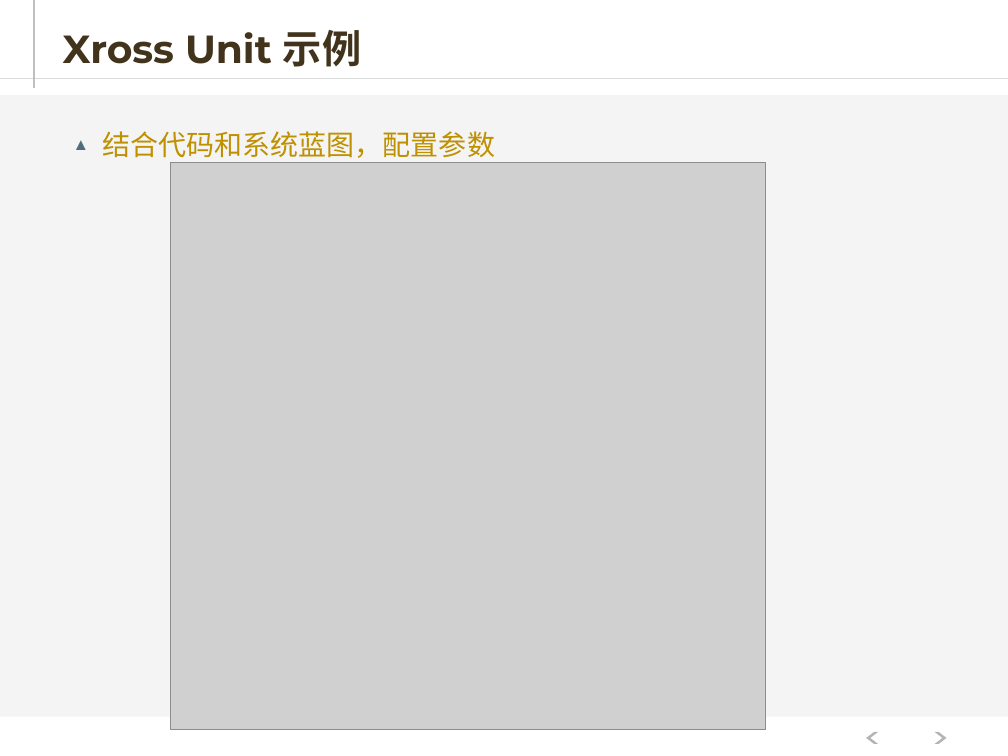
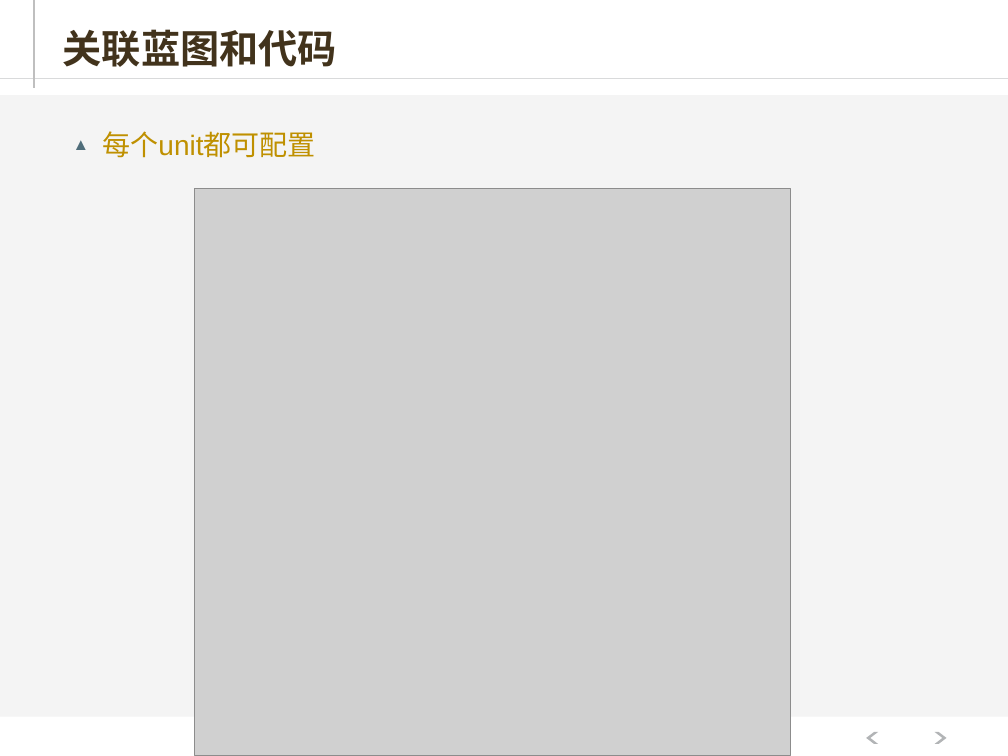
Before and after one commit to hejiehui/xross-tools-installer, a slide deck: slide 22 of doc/X-Series - 中文.pptx (slide 18 before the commit). Drawn at 1008x756 pixels with LibreOffice and Linux fonts; fonts in the diff are those of the drawing; grey boxes stand for pictures. Boxes give left, top, right and bottom in pixels: in the first picture for what was removed or moved away, otherwise in the second. Text is boxed around its words. In the diff, an @@ line names an element or a change of style, - is before the commit and + after.

```diff
--- a/doc/X-Series - 中文.pptx
+++ b/doc/X-Series - 中文.pptx
@@ title at box(63, 29, 337, 67): text changed @@
-Xross Unit 示例
+关联蓝图和代码
@@ text at box(102, 131, 315, 158): text changed @@
-▲ 结合代码和系统蓝图，配置参数
+▲ 每个unit都可配置
@@ picture: place and size @@
-picture at box(170, 163, 766, 731)
+picture at box(195, 188, 790, 756)
```
Also in this commit, not shown: 27 other slides changed, 11 slides added, 9 slides removed, 1 other file.
